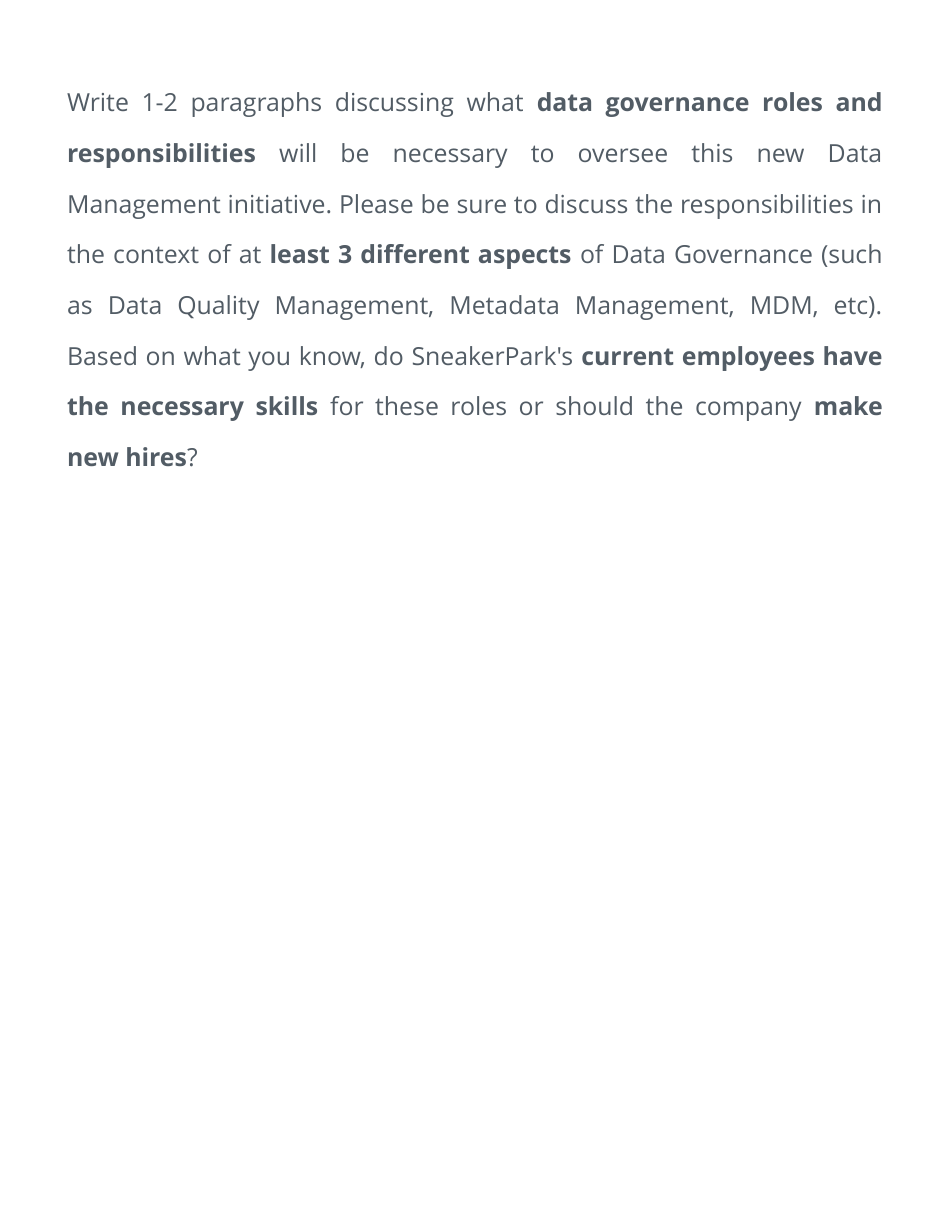
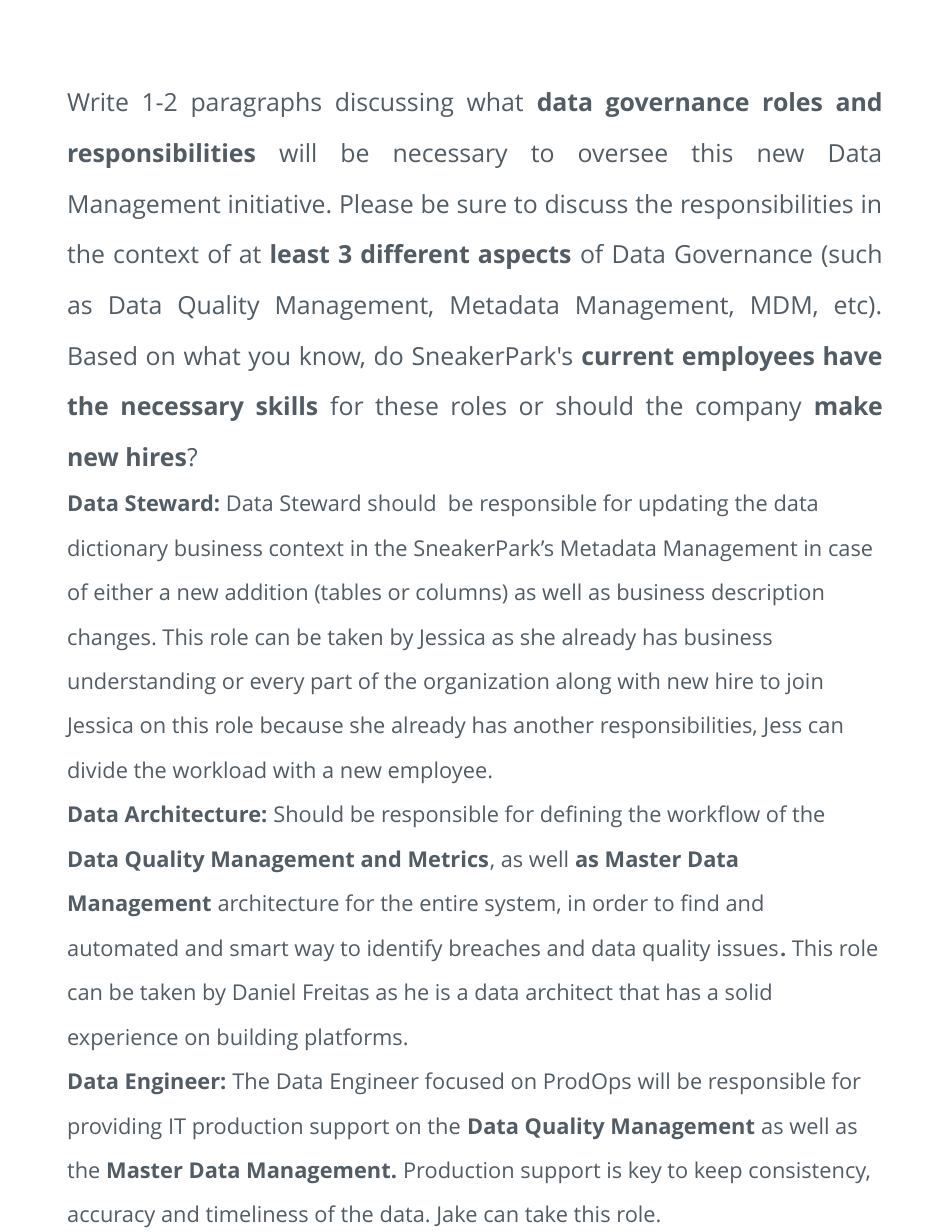
Before and after one commit to hereiamken/Udacity-Data-Architect, a slide deck: slide 21 of data-governance-at-sneaker-park/starter-template.pptx. Drawn at 952x1232 pixels with LibreOffice and Linux fonts; fonts in the diff are those of the drawing. Boxes give left, top, right and bottom in pixels: in the first picture for what was removed or moved away, otherwise in the second. Text is boxed around its words. In the diff, an @@ line names an element or a change of style, - is before the commit and + after.

```diff
--- a/data-governance-at-sneaker-park/starter-template.pptx
+++ b/data-governance-at-sneaker-park/starter-template.pptx
@@ text at <box>67,494,878,1227</box>: paragraphs added @@
+Data Steward: Data Steward should be responsible for updating the data dictionary business context in the SneakerPark’s Metadata Management in case of either a new addition (tables or columns) as well as business description changes. This role can be taken by Jessica as she already has business understanding or every part of the organization along with new hire to join Jessica on this role because she already has another responsibilities, Jess can divide the workload with a new employee.
+Data Architecture: Should be responsible for defining the workflow of the Data Quality Management and Metrics, as well as Master Data Management architecture for the entire system, in order to find and automated and smart way to identify breaches and data quality issues. This role can be taken by Daniel Freitas as he is a data architect that has a solid experience on building platforms.
+Data Engineer: The Data Engineer focused on ProdOps will be responsible for providing IT production support on the Data Quality Management as well as the Master Data Management. Production support is key to keep consistency, accuracy and timeliness of the data. Jake can take this role.
```
Also in this commit, not shown: 5 other slides changed, 3 slides added, 5 slides removed, 8 other files.
